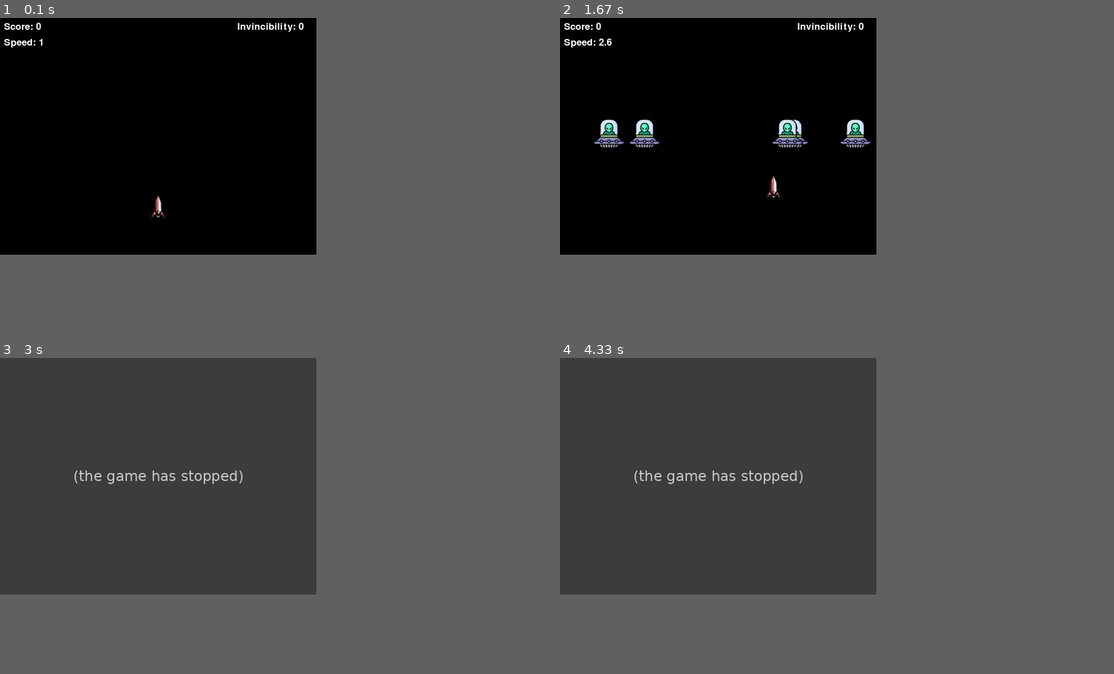
Above: before the commit, frames 1-4 (two rows, left to right).
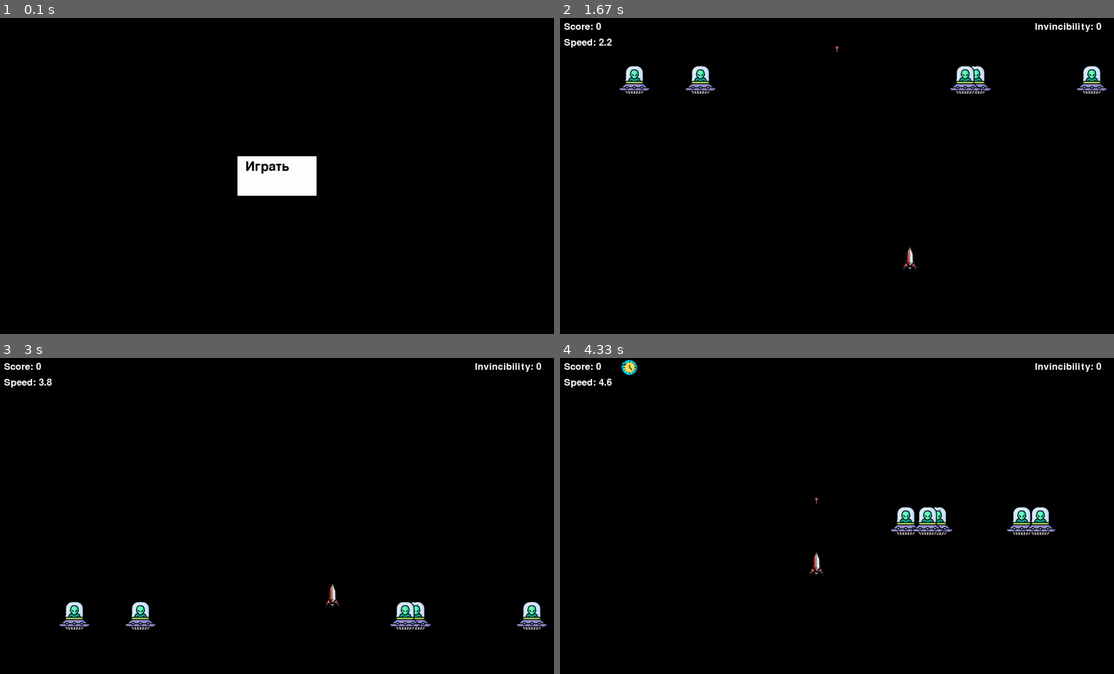
Above: after the commit, the same moments.

Repository: BoBon7/Pygame_code_wars
Game: pygame game, started from main.py
Two runs of this game, one before a commit and one after it. Both use one fixed random seed, a clock stepped at 60 frames per second and the inputs below.
Inputs (mouse positions are in pixels of both pictures, inside the frame that each line leads up to):
- Up to frame 1 (0.1 s): no input
- Up to frame 2 (1.67 s): click (837, 176) at 0.38 s, where only the run after the commit has a clickable "Играть"; click (814, 188) at 0.72 s; hold D 1-1.47 s; hold W from 1.5 s (still down)
- Up to frame 3 (3 s): release W at 1.8 s; hold D 1.83-2.3 s; hold A 2.33-2.87 s; hold S from 2.9 s (still down)
- Up to frame 4 (4.33 s): release S at 3.2 s; hold A 3.23-3.63 s; hold W 3.67-4.03 s; click (1041, 626) at 4.12 s
In our replay, the window is 514x385 before the commit and 900x514 after it. These sizes can differ from the game's own. Grey fills any space a smaller window leaves; there, only what the larger window draws over its background counts as a difference.

The runs differ from the first frame. In frame 1, 2.2% of the frame differs, in the area x 0-58%, y 1-64%; in frame 2, 2.9%; in frame 3, 44%, in the area x 0-99%, y 0-87%; in frame 4, 44%.
Before the commit the program exited at 1.77 s; later frames show no game.

Commit message:
gamemodes added, also added gamemode menu

Diff:
--- a/main.py
+++ b/main.py
@@ -5,7 +5,7 @@
 pygame.init()
 
 # Константы
-WIDTH, HEIGHT = 800, 600
+WIDTH, HEIGHT = 1400, 800
 FPS = 60
 
 # Цвета
@@ -23,7 +23,7 @@
     def __init__(self):
         self.image = pygame.image.load("rocket.png")
         self.rect = self.image.get_rect(center=(WIDTH // 2, HEIGHT - 120))
-        self.speed = 5
+        self.speed = 6
         self.dx = 0
         self.dy = 0
         self.score = 0
@@ -114,6 +114,7 @@
     def draw(self, screen):
         screen.blit(self.image, self.rect)
 
+
 def update_bullets(bullets, bonuses, obstacles):
     for bullet in bullets[:]:
         if not bullet.update():
@@ -152,11 +153,49 @@
         screen.blit(self.image, self.rect)
 
 
+class Button:
+    def __init__(self, x, y, width, height, text):
+        self.rect = pygame.Rect(x, y, width, height)
+        self.text = text
+        self.font = pygame.font.SysFont(None, 48)
+        self.color = WHITE
+
+    def draw(self, screen):
+        pygame.draw.rect(screen, self.color, self.rect)
+        text_surface = self.font.render(self.text, True, BLACK)
+        screen.blit(text_surface, (self.rect.x + 20, self.rect.y + 10))
+
+    def is_clicked(self, pos):
+        return self.rect.collidepoint(pos)
+
+
+# Функция для стартового экрана
+def main_menu():
+    global game_mode
+    play_button = Button(WIDTH // 2 - 100, HEIGHT // 2 - 50, 200, 100, "Играть")
+    menu_running = True
+
+    while menu_running:
+        screen.fill(BLACK)
+        play_button.draw(screen)
+
+        for event in pygame.event.get():
+            if event.type == pygame.QUIT:
+                pygame.quit()
+                quit()
+            elif event.type == pygame.MOUSEBUTTONDOWN and event.button == 1:
+                if play_button.is_clicked(event.pos):
+                    game_mode = "game"
+                    return
+
+        pygame.display.flip()
+        clock.tick(FPS)
+
 def increase_difficulty(timer):
     if timer % 300 == 0:  # Каждые 5 секунд увеличивается сложность
         for obstacle in obstacles:
             obstacle.base_speed += 0.4  # Увеличение скорости препятствий
-        player.speed += 0.1  # Увеличение скорости машины
+        player.speed += 0.3  # Увеличение скорости машины
 
 
 def draw_interface(screen, score, speed, invincible_timer):
@@ -199,7 +238,7 @@
         player.slowdown_timer -= 1
     else:
         if obstacle.speed < obstacle.base_speed:
-            obstacle.speed += abs(obstacle.base_speed - obstacle.speed) # Восстановление скорости после замедления
+            obstacle.speed += abs(obstacle.base_speed - obstacle.speed)  # Восстановление скорости после замедления
 
 
 clock = pygame.time.Clock()
@@ -209,8 +248,11 @@
 bullets = []
 bonus_timer = 0
 
+game_mode = "menu"
 running = True
 while running:
+    if game_mode == "menu":
+        main_menu()
     clock.tick(FPS)
     bonus_timer += 1
 
